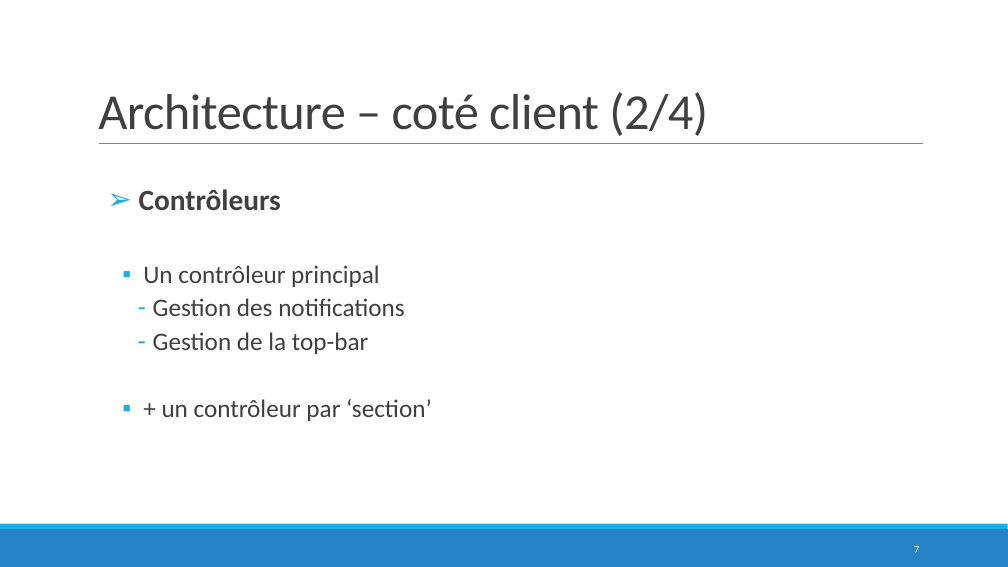
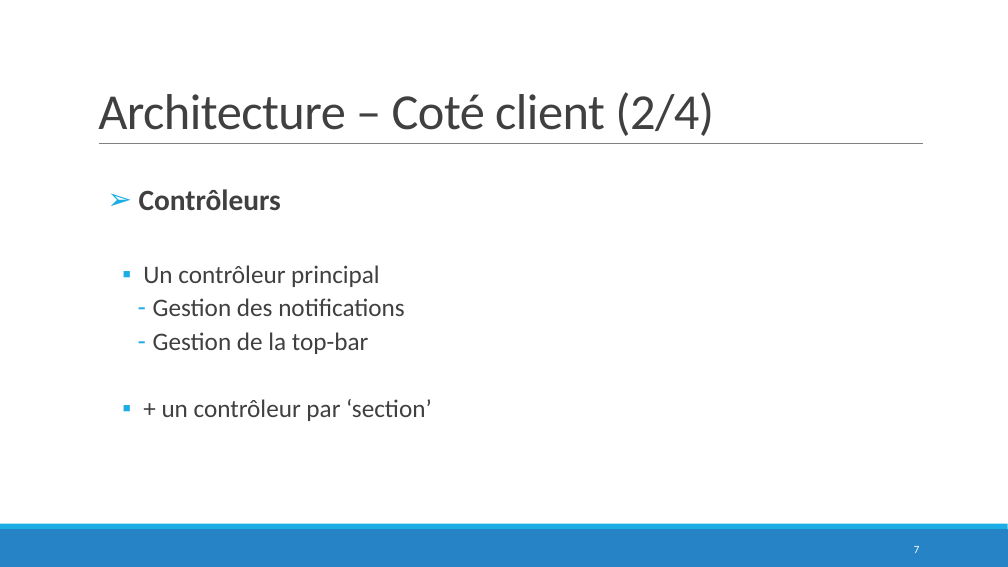
Before and after one commit to QuentinLeGoff/projetJXS, a slide deck: slide 7 of WeBike.pptx. Drawn at 1008x567 pixels with LibreOffice and Linux fonts; fonts in the diff are those of the drawing; background and template pictures are left out. Boxes give left, top, right and bottom in pixels: in the first picture for what was removed or moved away, otherwise in the second. Text is boxed around its words. In the diff, an @@ line names an element or a change of style, - is before the commit and + after.

```diff
--- a/WeBike.pptx
+++ b/WeBike.pptx
@@ title at [98,92,714,136]: text changed @@
-Architecture – coté client (2/4)
+Architecture – Coté client (2/4)
```
Also in this commit, not shown: 3 other slides changed, 3 slides added.
